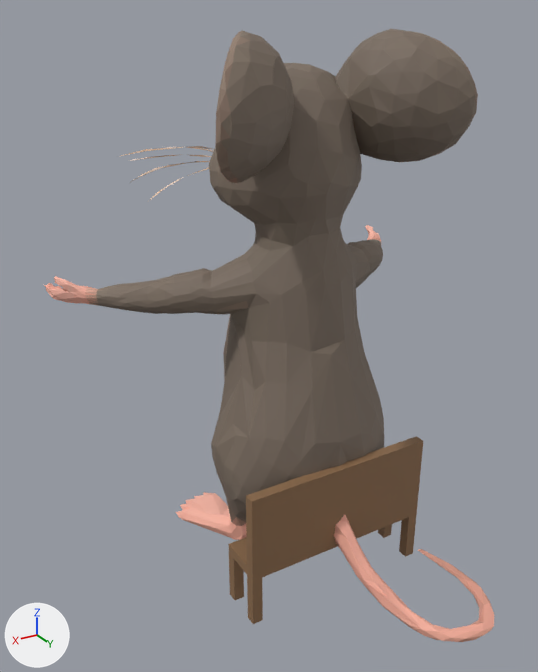
The glTF model assets/models/mouse/mouse.rig.glb: old version first, new version second.
Camera for both pictures: a 50 mm lens placed at (0.703, 1.021, 1.02), pointed at (0.077, -0.022, 0.499). Lighting does not change. The marker at lower left points along +X, +Y and +Z. The older version comes first.

The first picture shows 'Mouse.001', 'chair'.
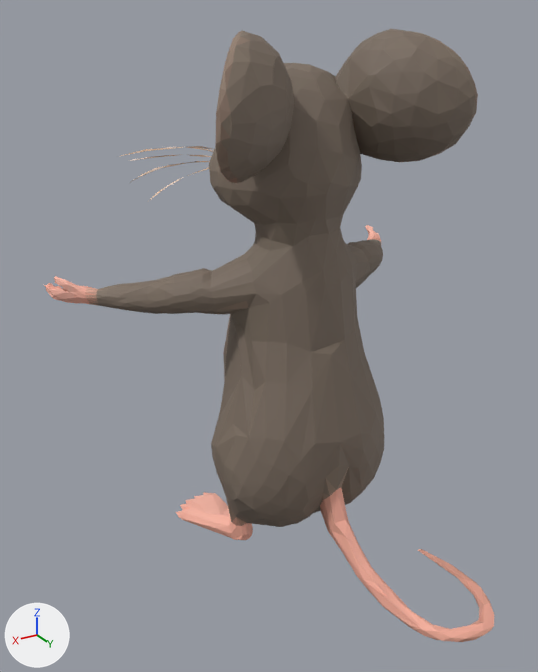
Patch to the scene script:
```diff
--- a/assets/models/mouse/mouse.rig.glb.py
+++ b/assets/models/mouse/mouse.rig.glb.py
@@ ob_chair @@
-ob_chair = bpy.data.objects.new('chair', me_chair)
-ob_chair.location = (0.0, 0.0, 0.0)
```

Location of each change, (x1, y1, x2, y2) in pixels of the pictures (538 x 672 px):
'chair', deleted (brown): before (228, 436, 423, 624)
